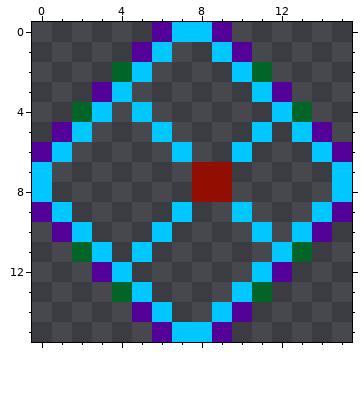
One commit to this pixel-art sprite: data/images/star_enemy/star1.png. That is the earlier state.
The file is 16x16 pixels.
Now the later version:
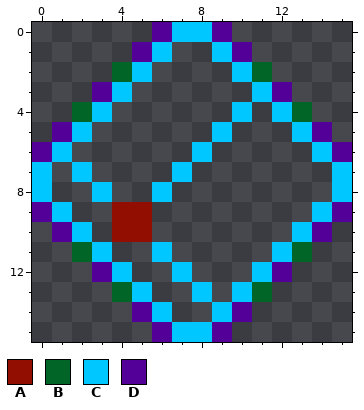
Palette (. is transparent): A #920e00  B #006527  C #00c7ff  D #520098
Change:
{"y":4,"x":5,"old":"C","new":"."}
{"y":4,"x":10,"old":".","new":"C"}
{"y":5,"x":6,"old":"C","new":"."}
{"y":5,"x":9,"old":".","new":"C"}
{"y":5,"x":11,"old":"C","new":"."}
{"y":6,"x":7,"old":"C.","new":".C"}
{"y":6,"x":10,"old":"C","new":"."}
{"y":7,"x":2,"old":".","new":"C"}
{"y":7,"x":7,"old":".AA","new":"C.."}
{"y":8,"x":3,"old":".","new":"C"}
{"y":8,"x":6,"old":".","new":"C"}
{"y":8,"x":8,"old":"AA","new":".."}
{"y":9,"x":4,"old":"..","new":"AA"}
{"y":9,"x":7,"old":"C","new":"."}
{"y":9,"x":10,"old":"C","new":"."}
{"y":10,"x":4,"old":"..C","new":"AA."}
{"y":10,"x":11,"old":"C","new":"."}
{"y":11,"x":5,"old":"C.","new":".C"}
{"y":12,"x":7,"old":".","new":"C"}
{"y":13,"x":8,"old":".","new":"C"}
